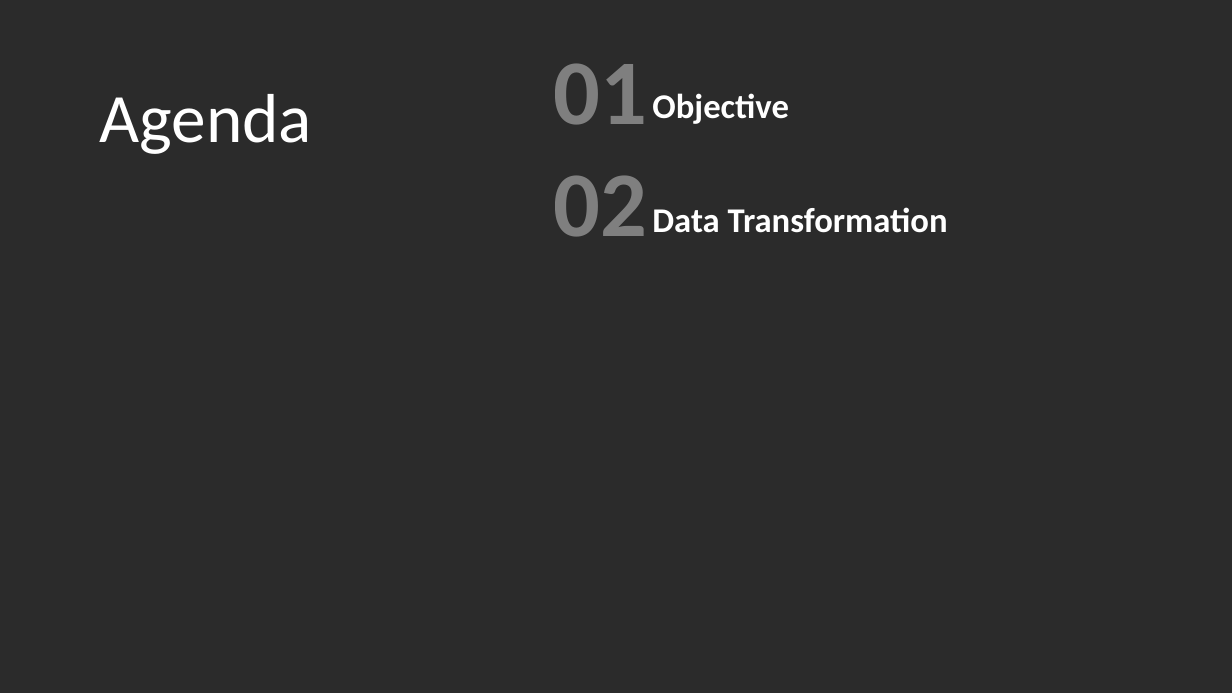
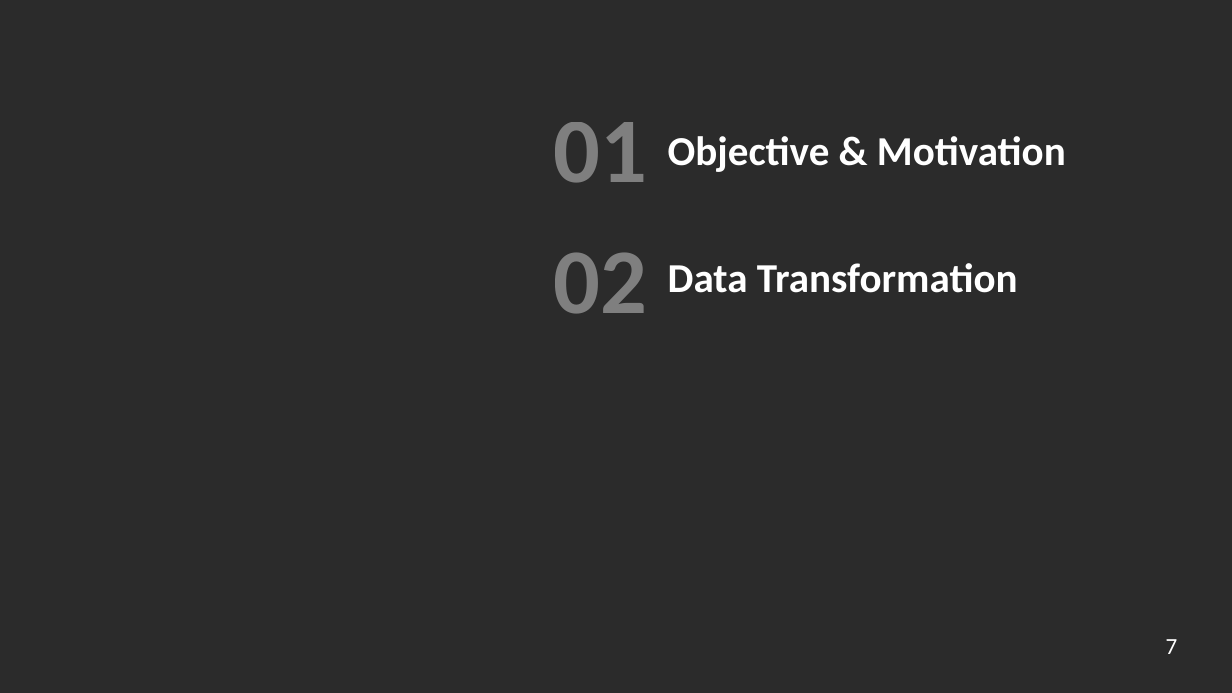
Before and after one commit to Dearsu520/automotive-modeling-project, a slide deck: slide 7 of ETL/Final Project.pptx (slide 6 before the commit). Drawn at 1232x693 pixels with LibreOffice and Linux fonts; fonts in the diff are those of the drawing; background and template pictures are left out; a plain dark background stands for a picture behind light text. Boxes give left, top, right and bottom in pixels: in the first picture for what was removed or moved away, otherwise in the second. Text is boxed around its words. In the diff, an @@ line names an element or a change of style, - is before the commit and + after.

```diff
--- a/ETL/Final Project.pptx
+++ b/ETL/Final Project.pptx
@@ text "01": place and size @@
-text "01" at (554, 63, 648, 125)
+text "01" at (554, 122, 648, 183)
@@ text removed at (100, 94, 312, 154) @@
-Agenda
@@ text at (668, 136, 1066, 172): text changed; size 27 to 32 pt @@
-Objective
+Objective & Motivation
@@ text "02": place and size @@
-text "02" at (554, 175, 648, 237)
+text "02" at (554, 252, 648, 314)
@@ text "Data Transformation": place and size @@
-text "Data Transformation" at (652, 207, 948, 233)
+text "Data Transformation" at (668, 263, 1018, 293)
@@ text "Data Transformation" at (668, 263, 1018, 293): size 27 to 32 pt @@
@@ page number added at (1166, 639, 1178, 654), 18 pt, text #FFFFFF @@
+7
```
Also in this commit, not shown: 28 other slides changed, 4 slides added, 3 slides removed.
